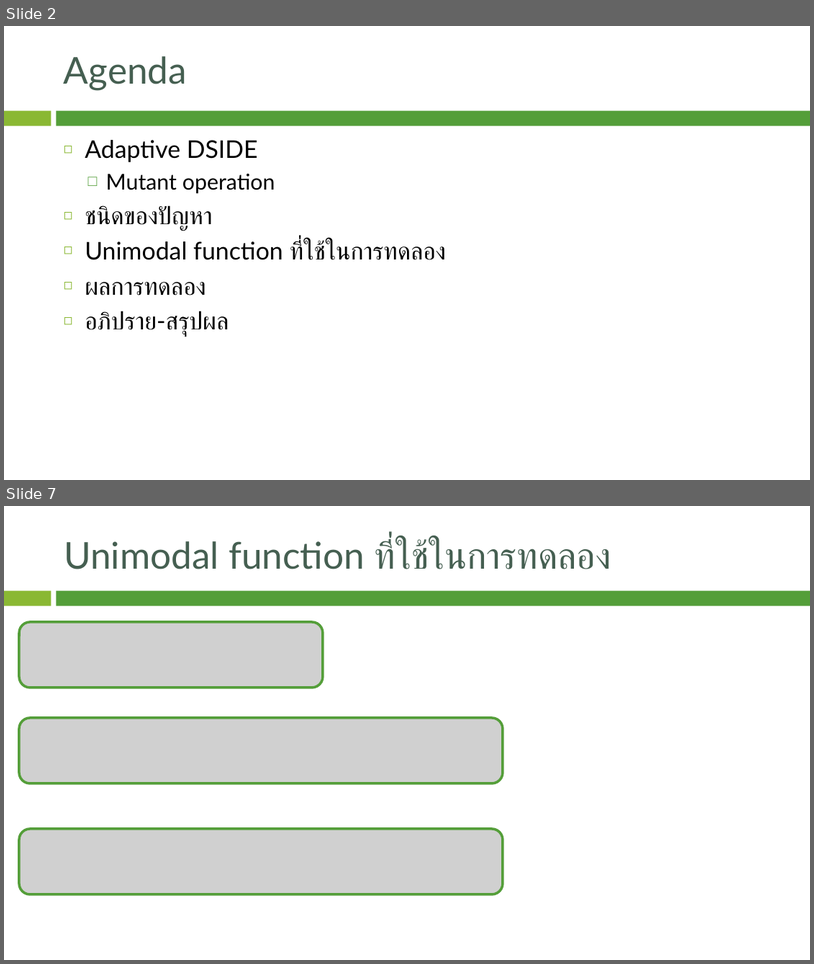
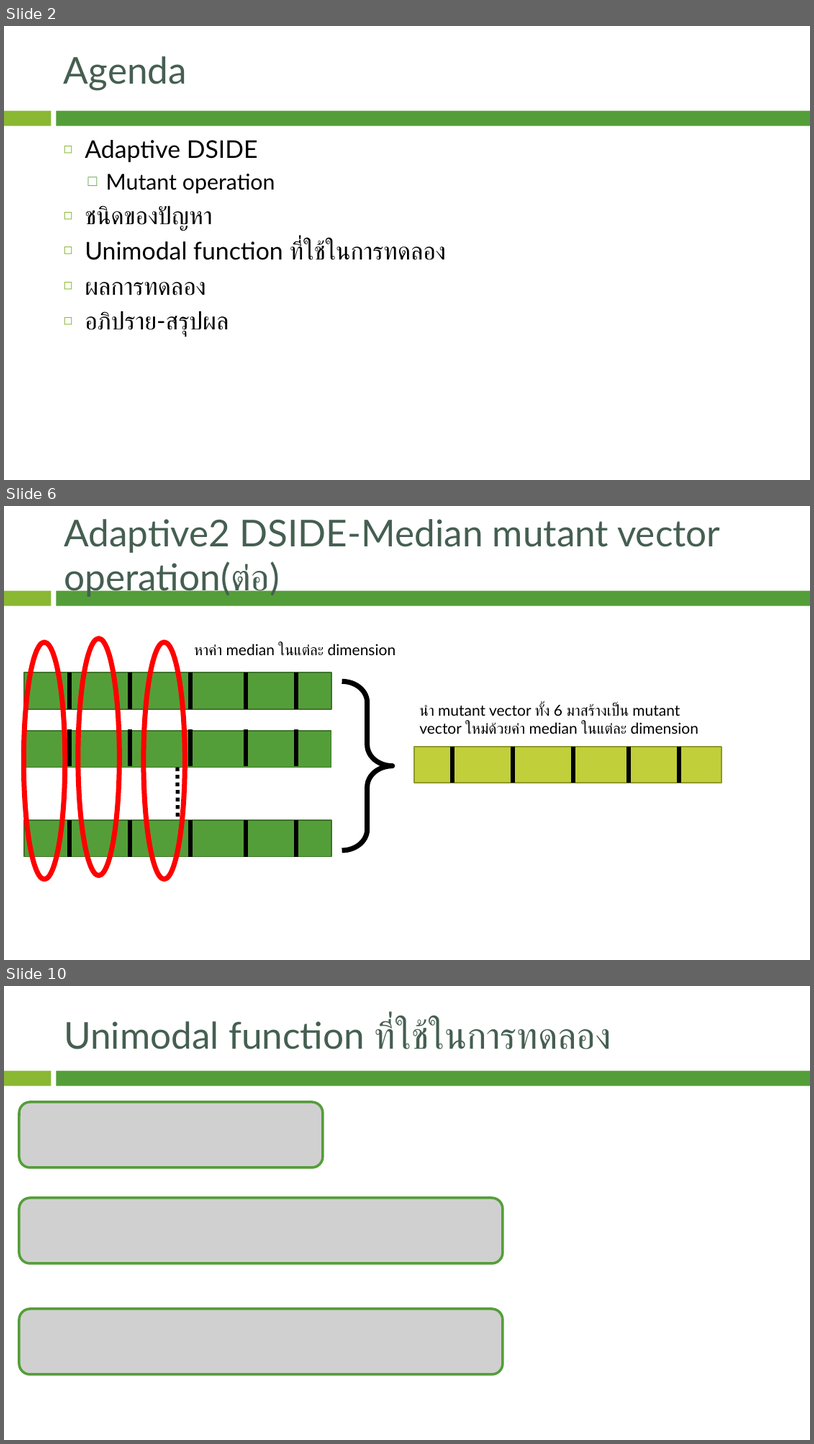
Before and after one commit to JhonSPattan/Algorithm, a slide deck: Adptive_DSIDE.pptx. Shown one above the other, each under a label of ours: slides 2 and 7 before the commit, slides 2, 6 and 10 after it; the slides between them are not shown. The pictures are 814x964 and 814x1444 pixels, drawn with LibreOffice and Linux fonts; fonts in the diff are those of the drawing; grey boxes stand for pictures; background and template pictures are left out. Boxes give left, top, right and bottom in pixels: in the first picture for what was removed or moved away, otherwise in the second. Text is boxed around its words. In the diff, an @@ line names an element or a change of style, - is before the commit and + after.

```diff
--- a/Adptive_DSIDE.pptx
+++ b/Adptive_DSIDE.pptx
@@ slide 6 added at (4, 506, 810, 960), background picture (left out); not listed: 2 template elements that a slide beside it also shows @@
@@ title added at (64, 519, 720, 597), 44 pt, text #455F51 @@
+Adaptive2 DSIDE-Median mutant vector operation(ต่อ)
@@ ellipse added at (24, 642, 65, 879), outline #FF0000 6 pt @@
@@ ellipse added at (78, 638, 119, 875), outline #FF0000 6 pt @@
@@ ellipse added at (144, 642, 185, 879), outline #FF0000 6 pt @@
@@ text added at (194, 644, 396, 655), 18 pt, text #000000 @@
+หาค่า median ในแต่ละ dimension
@@ rectangle added at (24, 672, 332, 708), fill #549E39, outline #3E752A 1.5 pt @@
@@ line added from (70, 672) to (70, 708), #000000 4.5 pt @@
@@ line added from (130, 672) to (130, 708), #000000 4.5 pt @@
@@ line added from (190, 672) to (190, 708), #000000 4.5 pt @@
@@ line added from (246, 672) to (246, 708), #000000 4.5 pt @@
@@ line added from (296, 672) to (296, 708), #000000 4.5 pt @@
@@ right brace added at (342, 682, 393, 850), outline #000000 6 pt @@
@@ text added at (419, 703, 700, 734), 18 pt, text #000000 @@
+นำ mutant vector ทั้ง 6 มาสร้างเป็น mutant vector ใหม่ด้วยค่า median ในแต่ละ dimension
@@ rectangle added at (24, 731, 332, 767), fill #549E39, outline #3E752A 1.5 pt @@
@@ line added from (70, 729) to (70, 765), #000000 4.5 pt @@
@@ line added from (130, 729) to (130, 765), #000000 4.5 pt @@
@@ line added from (190, 729) to (190, 765), #000000 4.5 pt @@
@@ line added from (246, 729) to (246, 765), #000000 4.5 pt @@
@@ line added from (296, 729) to (296, 765), #000000 4.5 pt @@
@@ rectangle added at (415, 746, 723, 782), fill #C0CF3A, outline #8E992B 1.5 pt @@
@@ line added from (453, 746) to (453, 783), #000000 4.5 pt @@
@@ line added from (513, 746) to (513, 783), #000000 4.5 pt @@
@@ line added from (574, 746) to (574, 783), #000000 4.5 pt @@
@@ line added from (629, 746) to (629, 783), #000000 4.5 pt @@
@@ line added from (680, 746) to (680, 783), #000000 4.5 pt @@
@@ line added from (178, 767) to (178, 820), #000000 4.5 pt dashed @@
@@ rectangle added at (24, 820, 332, 856), fill #549E39, outline #3E752A 1.5 pt @@
@@ line added from (70, 820) to (70, 856), #000000 4.5 pt @@
@@ line added from (130, 820) to (130, 856), #000000 4.5 pt @@
@@ line added from (190, 820) to (190, 856), #000000 4.5 pt @@
@@ line added from (246, 820) to (246, 856), #000000 4.5 pt @@
@@ line added from (296, 820) to (296, 856), #000000 4.5 pt @@
@@ what was slide 7 is now slide 10 @@
```
Also in this commit, not shown: 5 slides changed, 4 other slides added, 1 slide removed.
